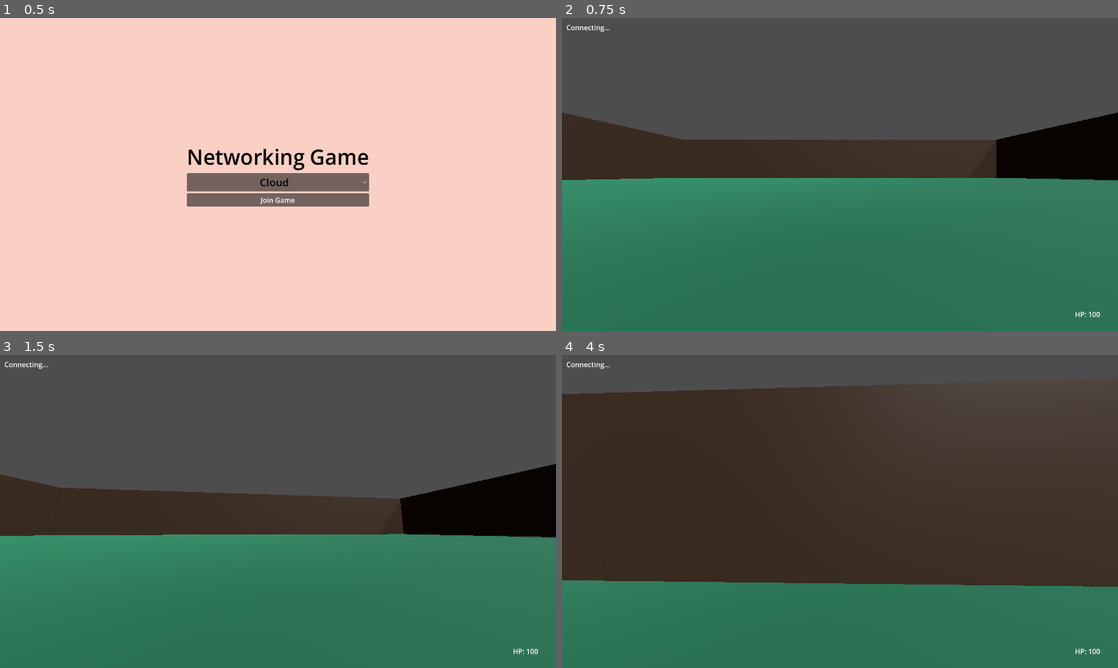
Above: before the commit, frames 1-4 (two rows, left to right).
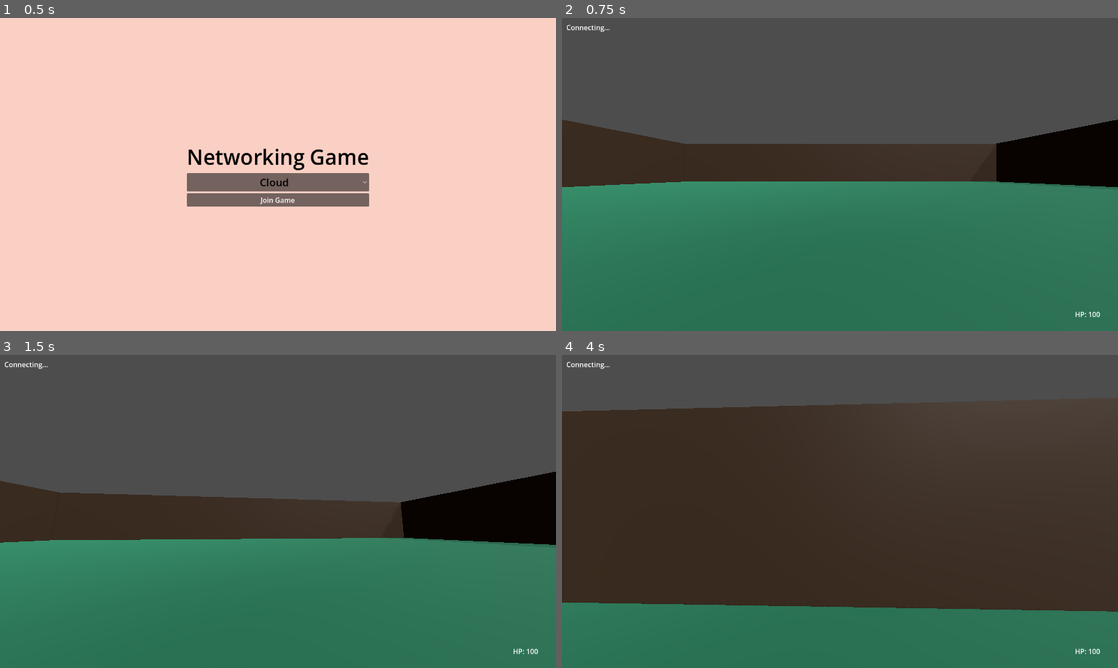
Above: after the commit, the same moments.

Repository: Carter-Lewis/fps_network_protocol
Game: Godot game, scene res://scenes/MainMenu.tscn
Two runs of this game, one before a commit and one after it. Both use one fixed random seed, a clock stepped at 60 frames per second and the inputs below.
Inputs (mouse positions are in pixels of both pictures, inside the frame that each line leads up to):
- Up to frame 1 (0.5 s): no input
- Up to frame 2 (0.75 s): click "Join Game" at 0.5 s
- Up to frame 3 (1.5 s): tap Enter at 1.25 s; move the mouse to (305, 511) at 1.27 s; press the mouse at (305, 511) at 1.28 s; hold W (move_forward) from 1.28 s (still down)
- Up to frame 4 (4 s): keep holding W (move_forward); tap Space (jump) at 1.52, 2.27, 3.77 s; move the mouse to (812, 511) at 2.02 s; release the mouse at (812, 511) at 2.03 s; click (812, 511) at 2.1 s; move the mouse to (851, 505) at 2.77 s; press the mouse at (851, 505) at 2.78 s; move the mouse to (834, 517) at 3.52 s; release the mouse at (834, 517) at 3.53 s; click (834, 517) at 3.6 s

Frame 1 is identical in both runs. In frame 2, 2.9% of the frame differs, in the area x 0-100%, y 30-54%; in frame 3, 3.1%; in frame 4, 11%, in the area x 0-100%, y 9-82%.

Commit message:
camera height and player orientation

Diff:
--- a/fps_game/scenes/Main.tscn
+++ b/fps_game/scenes/Main.tscn
@@ -113,7 +113,7 @@
 shape = SubResource("player_shape")
 
 [node name="CameraMount" type="Node3D" parent="LocalPlayer" unique_id=613269928]
-transform = Transform3D(1, 0, 0, 0, 1, 0, 0, 0, 1, 0, 0.7, 0)
+transform = Transform3D(1, 0, 0, 0, 1, 0, 0, 0, 1, 0, 1.2, 0)
 
 [node name="Camera3D" type="Camera3D" parent="LocalPlayer/CameraMount" unique_id=1646771825]
 current = true
--- a/fps_game/scenes/RemotePlayer.tscn
+++ b/fps_game/scenes/RemotePlayer.tscn
@@ -34,5 +34,5 @@
 mesh = SubResource("health_bar_mesh")
 
 [node name="MeshInstance3D" type="MeshInstance3D" parent="." unique_id=488415484]
-transform = Transform3D(1, 0, 0, 0, 1, 0, 0, 0, 1, 0, 1.1, 0)
+transform = Transform3D(-1, 0, -8.742278e-08, 0, 1, 0, 8.742278e-08, 0, -1, 0, 1.1, 0)
 mesh = ExtResource("2_3fgre")
